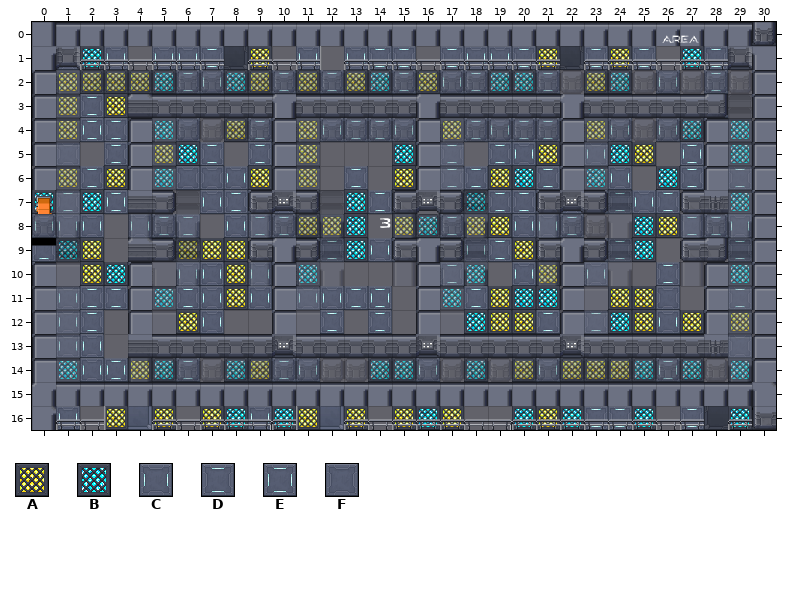
An edit to a level. Tiled map, cocos/Code/assets/resources/map/map_1-2-H-3.tmx. The first picture shows the starting point.
Cells are 32x32 px. Shown: x 0..30, y 0..16. Tiles whose own drawing changed are shown in their newer look in all pictures.
Key: from "scifi_tileset_02": A 141, B 142, C 144, D 145, E 146, F 147.
_ is an empty cell, # one hidden under a higher layer.
Layers that did not change in this view are not listed.
Layer "f" before, first column x 0:
 0 __######_######__##_###__#_###B
 1 #CBC_CCD#A_C_CDD_DCCDA#DAD_BDB#
 2 DAAAABDCBADADABDACDBBD_AB_C_D_D
 3 BADA###########___#_########D_C
 4 BAEDBBF_ADCACDDC_ADCDDDAC_CBDB_
 5 BF_DCABD_DBA___BDD_DCAACBA_E_BA
 6 _ADACBFFCABA_D_A_DDABDCBC_BDDDA
 7 BDBE#__CDDCA_BDB_ABDDCDCDCD_#BC
 8 #CC_CDD_CDDAAB_ABDAACCD__BADDCB
 9 DBA__BAAA_#FDBCC#ACDAA#CDB___DA
10 C_ABD_CCACDB____ADB_CA_C__D__BC
11 BCDD_BDCAC_CCDE_DBDABB__AAF_CDB
12 BCD_A_AC__C_D_D_A_BAAD_DBACADA_
13 CCC_######A_####A##_##A######F_
14 BBCEABD_BADC__BBC_B_ACAAABEB_BB
15 #####_###_#####_##__###########
16 #C_A#A_ABCBA_A_ABA__BABDDB_D#BB
The same view after the edit:
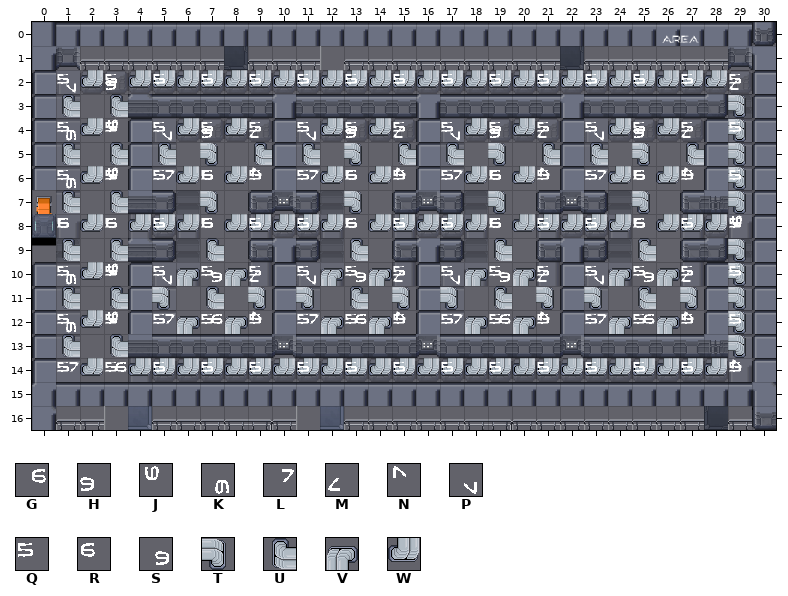
Further tiles: from "scifi_tileset_02": G 158, H 158 turned 180, J 158 turned 270, K 158 turned 90, L 159, M 159 turned 180, N 159 turned 270, P 159 turned 90, Q 167, R 168, S 168 turned 180, T 178, U 178 turned 180, V 178 turned 270, W 178 turned 90.
Tiles of an added or newly shown layer are drawn over the layers below it.
Edits made:
Changed rows in their new state; . is an unchanged cell.
Layer "f":
first column x 0:
 0 .............................._
 1 .___.___._._.___._____.___.___.
 2 ._____________________.__._._..
 3 .___...........................
 4 .___.__.__._____._____.__.__._.
 5 ._._.___._._..._._.___.___._._.
 6 .___._____._._._._____.__.__._.
 7 ____..._____.___.__________.._.
 8 .__.___.______.________.._____.
 9 ___..____.._____._____.___..._.
10 ..__..____._.....__.__._.._.._.
11 .___._____.____.._____..___.._.
12 .__...__...._._...____._____._.
13 .__......._....._....._......_.
14 .______.____..___._.________._.
16 ._._._._____._.___..______._._.
Layer "Tile Layer 5":
first column x 1:
 2 PWHWWWWWWWWWWWWWWWWWWWWWWWWWM
 3 U.U.........................T
 4 KWJ.PWHWM.PWHWM.PWHWM.PWHWM.T
 5 U.U.U.T.U.U.T.U.U.T.U.U.T.U.T
 6 KWJ.LWRWN.LWRWN.LWRWN.LWRWN.T
 7 U.U...T.....T.....T.....T...T
 8 RWRWWWRWWWWWRWWWWWRWWWWWRWWWJ
 9 U.U...U.....U.....U.....U...T
10 KWJ.PVSVM.PVSVM.PVSVM.PVSVM.T
11 U.U.T.U.T.T.U.T.T.U.T.T.U.T.T
12 KWJ.LVGVN.LVGVN.LVGVN.LVGVN.T
13 U.U.........................T
14 LWGWWWWWWWWWWWWWWWWWWWWWWWWWN
Layer "Tile Layer 6" (added):
first column x 1:
 2 Q.Q.Q.Q.Q.Q.Q.Q.Q.Q.Q.Q.Q.Q.Q
 4 Q.Q.Q.Q.Q.Q.Q.Q.Q.Q.Q.Q.Q.Q.Q
 6 Q.Q.Q.Q.Q.Q.Q.Q.Q.Q.Q.Q.Q.Q.Q
 8 Q.Q.Q.Q.Q.Q.Q.Q.Q.Q.Q.Q.Q.Q.Q
10 Q.Q.Q.Q.Q.Q.Q.Q.Q.Q.Q.Q.Q.Q.Q
12 Q.Q.Q.Q.Q.Q.Q.Q.Q.Q.Q.Q.Q.Q.Q
14 Q.Q.Q.Q.Q.Q.Q.Q.Q.Q.Q.Q.Q.Q.Q
